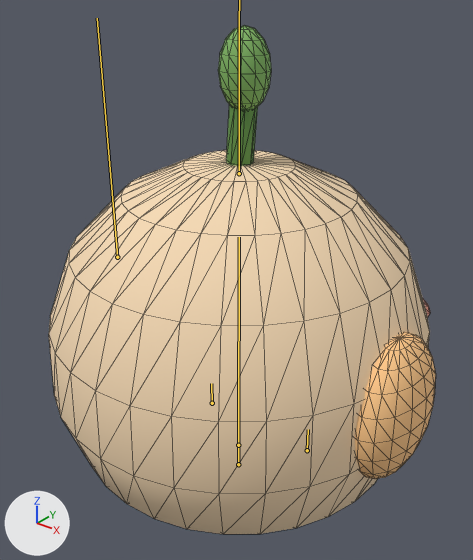
Before and after pictures for a commit that changed the glTF model assets/models/creature_kit.glb.
Rendered twice from a 50 mm camera at (0.45, -0.568, 0.642) aimed at (-0.004, 0.0, 0.29). The lights are fixed; the arrows at lower left show +X, +Y and +Z. The first picture is the older version. The bones that change, and the others that lie on the model, are drawn over the model as lines. Mesh edges are drawn as thin lines.

Objects in the first picture: 'Body', 'Sprout', 'WingR'.
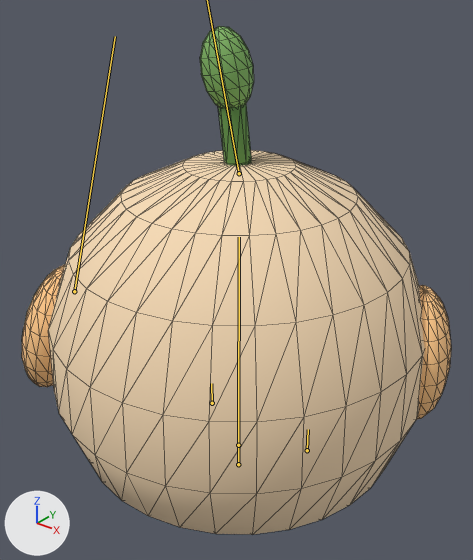
The newer file adds an action. The first version stands in its rest pose; the second is drawn at frame 16 of the action 'look'.

Location of each change, (x1, y1, x2, y2) in pixels of the pictures (473 x 560 px):
'Body', posed: before (49, 150, 430, 534); after (48, 150, 425, 534)
'WingR', posed: before (355, 332, 436, 479); after (416, 285, 451, 420)
'Sprout', posed: before (218, 25, 271, 166); after (200, 26, 254, 166)
'WingL', posed (not visible before): after (22, 265, 65, 387)
bone 'b_wing_l', root to tip: before (117, 257) to (97, 18); after (74, 291) to (115, 36)

The edits, one by one:
Bone 'b_body' (bone_b_body) turns from (0, 0, 0) to (0, 32, 0) degrees about its own x, y and z.
Bone 'b_wing_l' (bone_b_wing_l) turns from (0, 0, 0) to (0, 0, -14) degrees about its own x, y and z.
Bone 'b_sprout' (bone_b_sprout) turns from (0, 0, 0) to (0, 0, 10) degrees about its own x, y and z.
